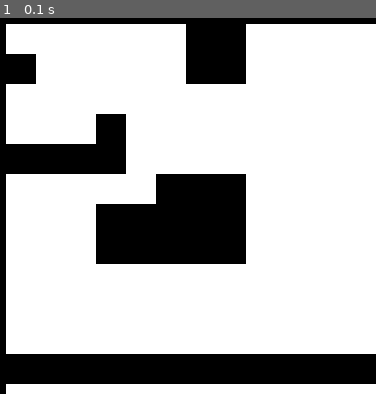
Above: before the commit, frame 1.
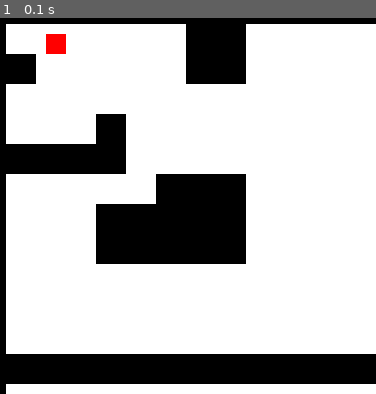
Above: after the commit, the same moment.

Repository: jshin92/pygame-platformer
Game: pygame game, started from game.py
Two runs of this game, one before a commit and one after it. Both use one fixed random seed, a clock stepped at 60 frames per second and the inputs below.
Inputs:
- Up to frame 1 (0.1 s): no input

The runs differ from the first frame. In frame 1, 0.3% of the frame differs, in the area x 12-18%, y 4-10%.

Commit message:
added player class. Need to add physics now

Diff:
--- /dev/null
+++ b/Player.py
@@ -0,0 +1,19 @@
+import pygame
+
+RED = (255, 0, 0)
+
+
+class Player:
+    def __init__(self, screen):
+        self.screen = screen
+        self.color = RED
+        self.x = 70
+        self.y = 40
+        self.width = 20
+        self.height = 20
+
+    def draw(self):
+        pygame.draw.rect(self.screen, self.color, [self.x, self.y, self.width, self.height])
+
+    def update(self):
+        pass
--- a/game.py
+++ b/game.py
@@ -1,5 +1,6 @@
 import pygame
 import Tile_Map
+import Player
 
 BLACK = (0, 0, 0)
 WHITE = (255, 255, 255)
@@ -8,9 +9,10 @@
 size = [400, 400]
 pygame.init()
 screen = pygame.display.set_mode(size)
-pygame.display.set_caption("platformer")
+pygame.display.set_caption("Platformer")
 
 tile_map = Tile_Map.TileMap()
+player = Player.Player(screen)
 
 done = False
 clock = pygame.time.Clock()
@@ -19,6 +21,8 @@
     for event in pygame.event.get():
         if event.type == pygame.QUIT:
             done = True
+
+    player.update()
 
     screen.fill(BLACK)
     for row in range(tile_map.num_rows):
@@ -32,6 +36,7 @@
                                                  tile_map.tile_height * row,
                                                  tile_map.tile_width,
                                                  tile_map.tile_height])
+    player.draw()
 
     pygame.display.flip()
     clock.tick(FPS)
